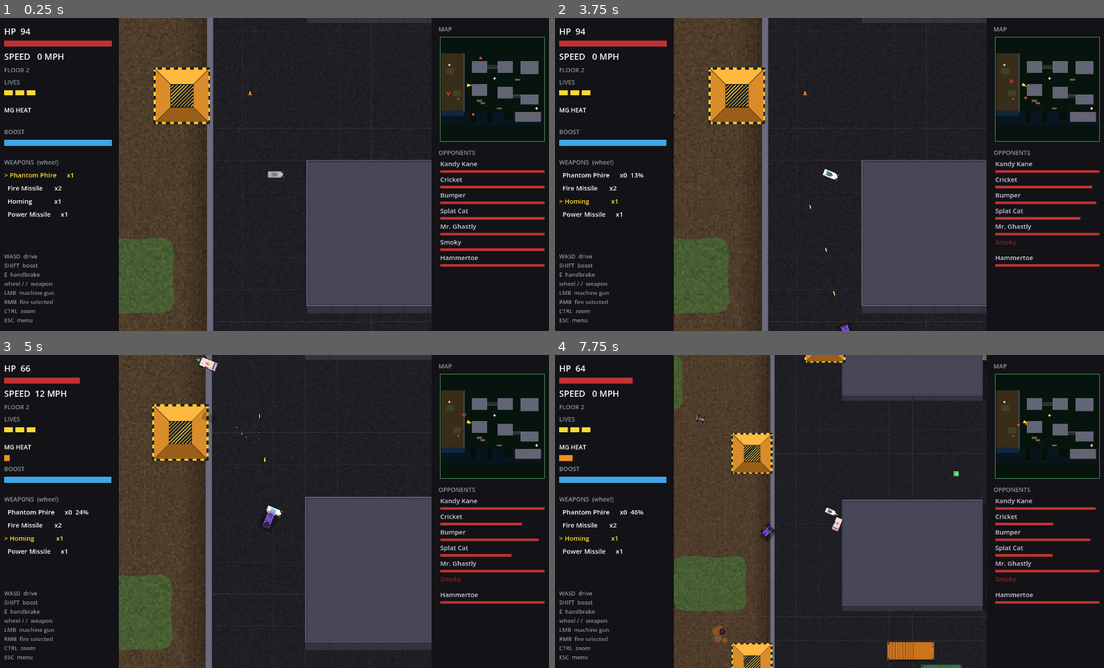
Above: before the commit, frames 1-4 (two rows, left to right).
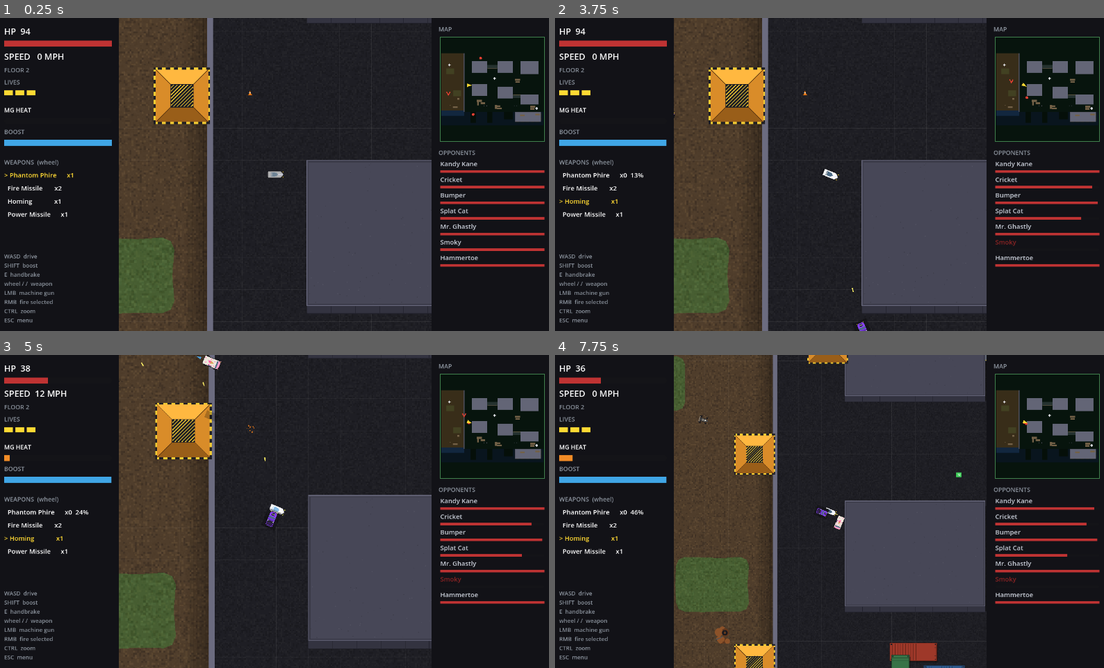
Above: after the commit, the same moments.

Repository: b3p3k0/bentchrome
Game: Godot game, scene res://levels/dock/dock.tscn
The game is run twice, just before and just after one commit, with the same random seed, the same clock (stepped at 60 frames per second) and the same inputs. This scene is started directly instead of the project's main scene.
Inputs (mouse positions are in pixels of both pictures, inside the frame that each line leads up to):
- Up to frame 1 (0.25 s): no input
- Up to frame 2 (3.75 s): tap Enter (select_confirm) at 0.5 s; move the mouse to (950, 158) at 0.52 s; hold D (move_right) 0.53-1.25 s; tap Shift (boost) at 0.6 s; click (950, 158) at 0.67 s; tap Space at 0.77 s; drag from (719, 190) to (620, 130) at 1.27 s; move the mouse to (884, 105) at 2.02 s; hold D (move_right) 2.03-2.75 s; right-click (884, 105) at 2.1 s; drag from (802, 237) to (681, 274) at 2.77 s; move the mouse to (999, 221) at 3.52 s; hold A (move_left) from 3.53 s (still down); tap / (weapon_next) at 3.6 s
- Up to frame 3 (5 s): tap Space at 3.77 s; release A (move_left) at 4.25 s; drag from (109, 464) to (406, 570) at 4.27 s
- Up to frame 4 (7.75 s): move the mouse to (856, 511) at 5.02 s; hold E (handbrake) 5.03-5.75 s; tap Ctrl (zoom_toggle) at 5.1 s; click (856, 511) at 5.17 s; drag from (747, 433) to (675, 552) at 5.77 s; move the mouse to (950, 495) at 6.52 s; hold W (move_up) 6.53-7.25 s; tap Backspace at 6.6 s; tap Space at 6.77 s; drag from (719, 527) to (1049, 448) at 7.27 s

The runs differ from the first frame. In frame 1, less than 0.1% of the frame differs, in the area x 82-98%, y 20-30%; in frame 2, 0.1%; in frame 3, 3.5%; in frame 4, 4.3%, in the area x 3-99%, y 0-100%.

Commit message:
Card 4: chain-link at the waterline, container yards find their colors
The quay front grows a smashable chain-link fence — galvanized top rail,
post dots, diamond-mesh ticks, 12 HP so it crumples on a fender tap. Six
runs mirror the hazard-curb segments (pier mouths stay open): drive through
the fence and the water is your problem. Containers get an authored livery
override on top of the seeded palette, and the yards fill in — cluster A
becomes an L of three mixed liveries, B stacks three with a rotated unit,
C doubles, a new pair guards the east quay by the ship, the deck pair goes
blue/orange, and one lonely orange box rusts on the lowland beach where a
crane dropped it.

Co-Authored-By: Claude Fable 5 <noreply@anthropic.com>

Diff:
--- a/environment/destructible_block.gd
+++ b/environment/destructible_block.gd
@@ -42,6 +42,8 @@
 	Color(0.22, 0.45, 0.28),  # cargo green
 	Color(0.8, 0.45, 0.12),   # safety orange
 ]
+const LINK := Color(0.55, 0.6, 0.58)       # galvanized chain-link
+const LINK_DARK := Color(0.36, 0.4, 0.39)
 
 const BLAST_RADIUS := 130.0   # fuel barrels: everything Health-bearing inside cooks
 const BLAST_DAMAGE := 25.0    # impartial — chains into other barrels, cars, you
@@ -52,6 +54,7 @@
 @export var max_hp := 80.0
 @export var deco: StringName = &""  # paint style; "" = plain slab
 @export var floor_index := -1       # ≥1 joins that terrace's collision world
+@export var livery := -1            # containers: CONTAINER_PALETTES index; -1 = seeded
 
 var _wreck := 0.0  # 0..1 battle damage, darkens the paint
 
@@ -107,6 +110,8 @@
 			return Color(1.0, 0.45, 0.15)  # fuel fire
 		&"fence":
 			return Color(0.9, 0.88, 0.82)  # splinters fly white
+		&"chainlink":
+			return Color(0.7, 0.74, 0.72)  # mesh crumples gray
 		_:
 			return BASE_COLOR
 
@@ -159,6 +164,8 @@
 			_draw_fence()
 		&"container":
 			_draw_container()
+		&"chainlink":
+			_draw_chainlink()
 
 func _draw_house() -> void:
 	var half := size * 0.5
@@ -297,7 +304,8 @@
 func _draw_container() -> void:
 	var half := size * 0.5
 	var rng := _seed_rng()
-	var base: Color = CONTAINER_PALETTES[rng.randi() % CONTAINER_PALETTES.size()]
+	var base: Color = CONTAINER_PALETTES[livery] if livery >= 0 and livery < CONTAINER_PALETTES.size() \
+		else CONTAINER_PALETTES[rng.randi() % CONTAINER_PALETTES.size()]
 	var dark := base.darkened(0.4)
 	draw_rect(Rect2(-half + Vector2(6, 9), size), SHADOW)  # stacked-steel height
 	draw_rect(Rect2(-half, size), _shade(base))
@@ -321,6 +329,29 @@
 		draw_rect(Rect2(corner * (half - Vector2(7, 7)) - Vector2(3, 3), Vector2(6, 6)), _shade(HAZARD_DARK))
 	draw_rect(Rect2(-half, size), _shade(dark), false, 2.5)
 
+## Harbor chain-link (top-down strip): top rail, post dots, sparse diamond-
+## mesh ticks. 12 HP class — crumples on a fender tap.
+func _draw_chainlink() -> void:
+	var half := size * 0.5
+	var tall := size.y > size.x
+	var run := size.y if tall else size.x
+	if tall:
+		draw_rect(Rect2(-1.5, -half.y, 3.0, size.y), _shade(LINK))
+	else:
+		draw_rect(Rect2(-half.x, -1.5, size.x, 3.0), _shade(LINK))
+	var ticks := maxi(int(run / 12.0), 2)
+	for i in ticks:
+		var tt := -run * 0.5 + run * (i + 0.5) / ticks
+		var d := 4.0 if i % 2 == 0 else -4.0
+		if tall:
+			draw_line(Vector2(-d, tt - 4.0), Vector2(d, tt + 4.0), _shade(LINK_DARK), 1.2)
+		else:
+			draw_line(Vector2(tt - 4.0, -d), Vector2(tt + 4.0, d), _shade(LINK_DARK), 1.2)
+	var posts := maxi(int(run / 64.0), 2)
+	for i in posts + 1:
+		var tt := clampf(-run * 0.5 + run * i / posts, -run * 0.5 + 3.0, run * 0.5 - 3.0)
+		draw_circle(Vector2(0.0, tt) if tall else Vector2(tt, 0.0), 3.0, _shade(LINK_DARK))
+
 ## Fuel barrel (top-down drum): red disc, rim ring, cap, hazard diamond.
 func _draw_barrel() -> void:
 	var r := minf(size.x, size.y) * 0.5
--- a/levels/dock/dock.tscn
+++ b/levels/dock/dock.tscn
@@ -809,6 +809,7 @@
 max_hp = 70.0
 deco = &"container"
 floor_index = 2
+livery = 0
 
 [node name="ContainerA2" parent="." instance=ExtResource("9_dblock")]
 position = Vector2(-480, 690)
@@ -816,6 +817,15 @@
 max_hp = 70.0
 deco = &"container"
 floor_index = 2
+livery = 1
+
+[node name="ContainerA3" parent="." instance=ExtResource("9_dblock")]
+position = Vector2(-720, 700)
+size = Vector2(96, 224)
+max_hp = 70.0
+deco = &"container"
+floor_index = 2
+livery = 2
 
 [node name="ContainerB1" parent="." instance=ExtResource("9_dblock")]
 position = Vector2(350, 950)
@@ -823,6 +833,23 @@
 max_hp = 70.0
 deco = &"container"
 floor_index = 2
+livery = 3
+
+[node name="ContainerB2" parent="." instance=ExtResource("9_dblock")]
+position = Vector2(280, 840)
+size = Vector2(224, 88)
+max_hp = 70.0
+deco = &"container"
+floor_index = 2
+livery = 1
+
+[node name="ContainerB3" parent="." instance=ExtResource("9_dblock")]
+position = Vector2(180, 870)
+size = Vector2(96, 200)
+max_hp = 70.0
+deco = &"container"
+floor_index = 2
+livery = 2
 
 [node name="ContainerC1" parent="." instance=ExtResource("9_dblock")]
 position = Vector2(1250, -480)
@@ -830,6 +857,39 @@
 max_hp = 70.0
 deco = &"container"
 floor_index = 2
+livery = 0
+
+[node name="ContainerC2" parent="." instance=ExtResource("9_dblock")]
+position = Vector2(1250, -360)
+size = Vector2(224, 88)
+max_hp = 70.0
+deco = &"container"
+floor_index = 2
+livery = 1
+
+[node name="ContainerD1" parent="." instance=ExtResource("9_dblock")]
+position = Vector2(2020, 870)
+size = Vector2(256, 96)
+max_hp = 70.0
+deco = &"container"
+floor_index = 2
+livery = 2
+
+[node name="ContainerD2" parent="." instance=ExtResource("9_dblock")]
+position = Vector2(1990, 980)
+size = Vector2(224, 88)
+max_hp = 70.0
+deco = &"container"
+floor_index = 2
+livery = 0
+
+[node name="ContainerBeach" parent="." instance=ExtResource("9_dblock")]
+position = Vector2(-1850, 880)
+size = Vector2(224, 88)
+max_hp = 70.0
+deco = &"container"
+floor_index = 1
+livery = 3
 
 [node name="ContainerDeck1" parent="." instance=ExtResource("9_dblock")]
 position = Vector2(1500, 1300)
@@ -837,6 +897,7 @@
 max_hp = 70.0
 deco = &"container"
 floor_index = 3
+livery = 1
 
 [node name="ContainerDeck2" parent="." instance=ExtResource("9_dblock")]
 position = Vector2(2250, 1250)
@@ -844,6 +905,49 @@
 max_hp = 70.0
 deco = &"container"
 floor_index = 3
+livery = 3
+
+[node name="FenceQuay1A" parent="." instance=ExtResource("9_dblock")]
+position = Vector2(-1328, 1104)
+size = Vector2(150, 12)
+max_hp = 12.0
+deco = &"chainlink"
+floor_index = 2
+
+[node name="FenceQuay1B" parent="." instance=ExtResource("9_dblock")]
+position = Vector2(-1168, 1104)
+size = Vector2(150, 12)
+max_hp = 12.0
+deco = &"chainlink"
+floor_index = 2
+
+[node name="FenceQuay2A" parent="." instance=ExtResource("9_dblock")]
+position = Vector2(-582, 1104)
+size = Vector2(205, 12)
+max_hp = 12.0
+deco = &"chainlink"
+floor_index = 2
+
+[node name="FenceQuay2B" parent="." instance=ExtResource("9_dblock")]
+position = Vector2(-364, 1104)
+size = Vector2(205, 12)
+max_hp = 12.0
+deco = &"chainlink"
+floor_index = 2
+
+[node name="FenceQuay3A" parent="." instance=ExtResource("9_dblock")]
+position = Vector2(144, 1104)
+size = Vector2(270, 12)
+max_hp = 12.0
+deco = &"chainlink"
+floor_index = 2
+
+[node name="FenceQuay3B" parent="." instance=ExtResource("9_dblock")]
+position = Vector2(432, 1104)
+size = Vector2(270, 12)
+max_hp = 12.0
+deco = &"chainlink"
+floor_index = 2
 
 [node name="Barrel1" parent="." instance=ExtResource("9_dblock")]
 position = Vector2(-212, -870)
--- a/tests/test_destructible_block.gd
+++ b/tests/test_destructible_block.gd
@@ -55,6 +55,27 @@
 	t.root.remove_child(block)
 	block.free()
 
+func test_chainlink_crumples_and_livery_overrides() -> void:
+	var fence = BlockScene.instantiate()
+	fence.deco = &"chainlink"
+	fence.size = Vector2(150, 12)
+	fence.max_hp = 12.0
+	t.root.add_child(fence)
+	t.check_approx(fence.get_node("Health").hp, 12.0, "chainlink: fender-tap HP class")
+	fence.get_node("Health").take_damage(12.0)
+	t.check(fence.is_queued_for_deletion(), "chainlink: crumples like any block")
+	t.root.remove_child(fence)
+	fence.free()
+	var block_src = load("res://environment/destructible_block.gd")
+	var palettes: Array = block_src.CONTAINER_PALETTES
+	var box = BlockScene.instantiate()
+	box.deco = &"container"
+	box.livery = 2
+	t.root.add_child(box)
+	t.check(box.livery >= 0 and box.livery < palettes.size(), "container: livery override in range")
+	t.root.remove_child(box)
+	box.free()
+
 func test_cross_floor_blast_is_gated() -> void:
 	var container := Node2D.new()
 	t.root.add_child(container)
